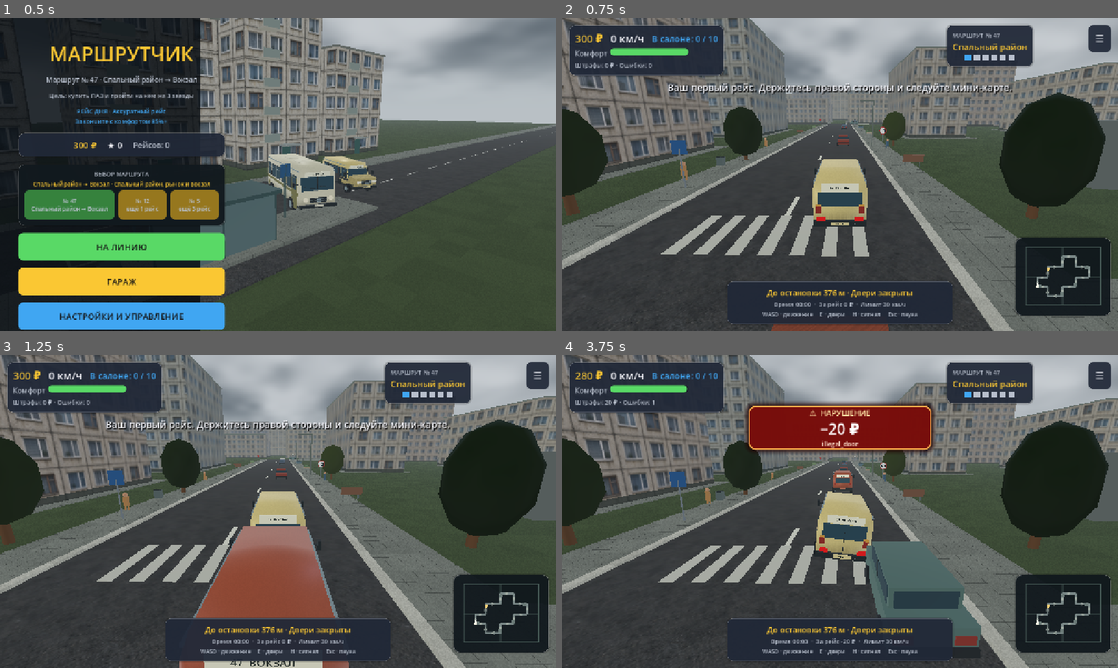
Above: before the commit, frames 1-4 (two rows, left to right).
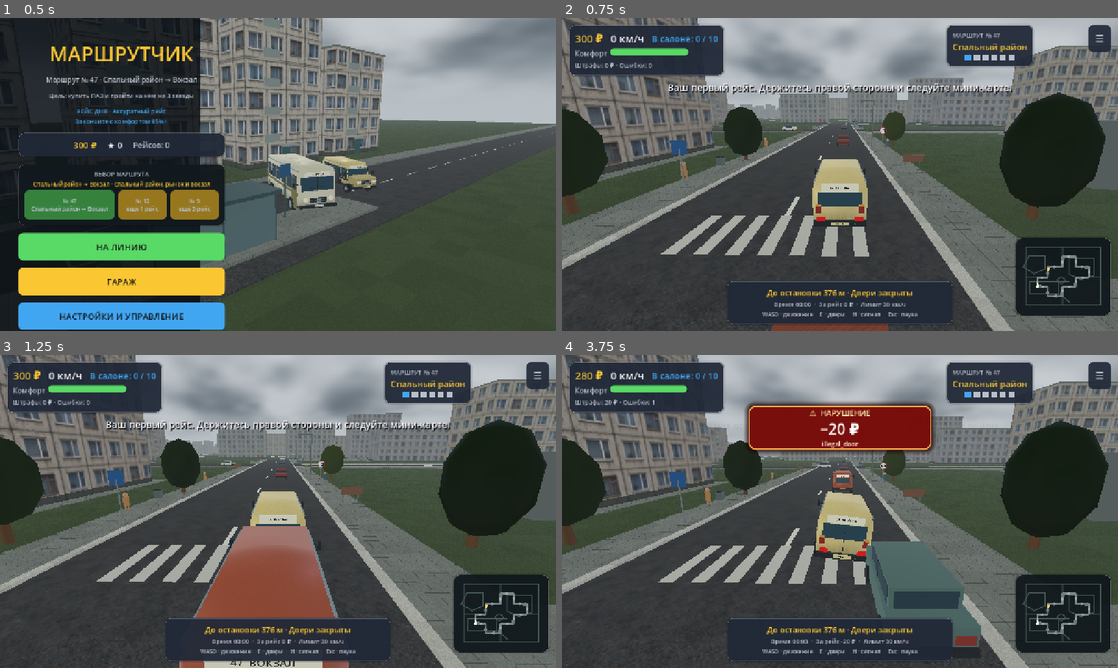
Above: after the commit, the same moments.

Repository: LuardeGames/marshrutchik_sim
Game: Godot game, scene res://scenes/main_menu/main_menu.tscn
Same seed, same stepped clock (60 frames per second), same inputs: the game is played once before the commit and once after it.
Inputs (mouse positions are in pixels of both pictures, inside the frame that each line leads up to):
- Up to frame 1 (0.5 s): no input
- Up to frame 2 (0.75 s): click "НА ЛИНИЮ" at 0.5 s
- Up to frame 3 (1.25 s): no input
- Up to frame 4 (3.75 s): tap Enter at 1.25 s; move the mouse to (962, 495) at 1.27 s; hold D (steer_right) 1.28-2 s; tap E (doors) at 1.35, 2.85 s; click (962, 495) at 1.42 s; drag from (728, 527) to (812, 574) at 2.02 s; move the mouse to (895, 442) at 2.77 s; hold D (steer_right) 2.78-3.5 s; drag from (812, 574) to (673, 464) at 3.52 s

Frame 1 is identical in both runs. In frame 2, 7.8% of the frame differs, in the area x 24-100%, y 0-92%; in frame 3, 7.5%; in frame 4, 6.3%.

Commit message:
Build a full city road network

Diff:
--- a/scripts/world/world_builder.gd
+++ b/scripts/world/world_builder.gd
@@ -239,9 +239,12 @@
 
 static func _build_traffic_dummies(parent: Node3D, waypoints: Array[Vector3]) -> void:
 	var outer: Array[Vector3] = [Vector3(-140,0,-600),Vector3(760,0,-600),Vector3(760,0,280),Vector3(-140,0,280)]
-	for circuit in [waypoints,outer]:
+	var civic_loop: Array[Vector3] = [Vector3(-90,0,-80),Vector3(250,0,-80),Vector3(250,0,110),Vector3(-90,0,110)]
+	var industrial_loop: Array[Vector3] = [Vector3(380,0,-430),Vector3(680,0,-430),Vector3(680,0,-170),Vector3(520,0,-110),Vector3(380,0,-190)]
+	for circuit in [waypoints, outer, civic_loop, industrial_loop]:
 		var is_route: bool = circuit == waypoints
-		var count: int = 20 if is_route else 12
+		var is_outer: bool = circuit == outer
+		var count: int = 20 if is_route else (12 if is_outer else 5)
 		for reverse in [false,true]:
 			for index in range(count):
 				var car := TrafficDummy.new()
@@ -464,6 +467,18 @@
 	_build_road(parent, ring)
 	for i in range(4):
 		streets.append([ring[i],ring[(i+1)%4]])
+	# Secondary city grid: the route is only one part of the road network.
+	# These loops intentionally use different scales so the map reads as
+	# districts connected by streets rather than a single racing circuit.
+	var civic_loop: Array[Vector3] = [Vector3(-90,0,-80),Vector3(250,0,-80),Vector3(250,0,110),Vector3(-90,0,110)]
+	var industrial_loop: Array[Vector3] = [Vector3(380,0,-430),Vector3(680,0,-430),Vector3(680,0,-170),Vector3(520,0,-110),Vector3(380,0,-190)]
+	var west_loop: Array[Vector3] = [Vector3(-100,0,-470),Vector3(90,0,-470),Vector3(90,0,-270),Vector3(-40,0,-200),Vector3(-170,0,-300)]
+	_add_network_loop(parent, streets, civic_loop)
+	_add_network_loop(parent, streets, industrial_loop)
+	_add_network_loop(parent, streets, west_loop)
+	_build_roundabout(parent, streets, Vector3(285,0,-95), 48.0)
+	_build_narrow_street(parent, streets, Vector3(270,0,110), Vector3(390,0,240))
+	_build_bridge_feature(parent, streets)
 	var links: Array = [[Vector3(-140,0,-140),Vector3(0,0,-140)], [Vector3(300,0,-600),Vector3(300,0,-460)], [Vector3(760,0,-140),Vector3(620,0,-140)], [Vector3(300,0,280),Vector3(300,0,140)]]
 	var link_surfaces: Array = []
 	for link in links:
@@ -525,6 +540,48 @@
 	_multimesh_boxes(parent,"BalconyPanels",BusVisual.material(Color("899184")),balconies)
 	_multimesh_boxes(parent,"EntranceDoors",BusVisual.material(Color("3d5851")),doors)
 
+static func _add_network_loop(parent: Node3D, streets: Array, points: Array[Vector3]) -> void:
+	_build_road(parent, points)
+	for i in range(points.size()):
+		streets.append([points[i], points[(i + 1) % points.size()]])
+
+static func _build_roundabout(parent: Node3D, streets: Array, center: Vector3, radius: float) -> void:
+	var points: Array[Vector3] = []
+	for i in range(8):
+		var angle: float = TAU * float(i) / 8.0
+		points.append(center + Vector3(cos(angle), 0, sin(angle)) * radius)
+	_add_network_loop(parent, streets, points)
+	_box(parent, center + Vector3(0, 0.12, 0), Vector3(radius * 0.92, 0.22, radius * 0.92), Color("68775b"), true)
+	for i in range(8):
+		var angle: float = TAU * float(i) / 8.0
+		var tree_pos: Vector3 = center + Vector3(cos(angle), 0.8, sin(angle)) * (radius * 0.32)
+		_box(parent, tree_pos, Vector3(1.0, 1.6, 1.0), Color("54704d"), true)
+
+static func _build_narrow_street(parent: Node3D, streets: Array, start: Vector3, finish: Vector3) -> void:
+	var dir: Vector3 = (finish - start).normalized()
+	var middle: Vector3 = (start + finish) * 0.5
+	_box(parent, middle + Vector3(0, 0.05, 0), Vector3(6.2, 0.12, start.distance_to(finish) + 8.0), Color("343b3b"), false, atan2(dir.x, dir.z))
+	streets.append([start, finish])
+	# Close the lane with a pair of close walls, making this a deliberate
+	# low-speed shortcut rather than another open highway.
+	var side: Vector3 = Vector3(-dir.z, 0, dir.x)
+	_box(parent, start.lerp(finish, 0.5) + side * 4.8 + Vector3(0, 1.0, 0), Vector3(0.35, 2.0, finish.distance_to(start)), Color("77736b"), true, atan2(dir.x, dir.z))
+	_box(parent, start.lerp(finish, 0.5) - side * 4.8 + Vector3(0, 1.0, 0), Vector3(0.35, 2.0, finish.distance_to(start)), Color("77736b"), true, atan2(dir.x, dir.z))
+
+static func _build_bridge_feature(parent: Node3D, streets: Array) -> void:
+	var start := Vector3(250, 0, -80)
+	var finish := Vector3(380, 0, -80)
+	var dir: Vector3 = (finish - start).normalized()
+	var side: Vector3 = Vector3(-dir.z, 0, dir.x)
+	streets.append([start, finish])
+	_box(parent, (start + finish) * 0.5 + Vector3(0, 0.16, 0), Vector3(12.8, 0.28, start.distance_to(finish)), Color("4b5353"), false, atan2(dir.x, dir.z))
+	_box(parent, (start + finish) * 0.5 + side * 6.3 + Vector3(0, 0.85, 0), Vector3(0.28, 1.4, start.distance_to(finish)), Color("77756d"), true, atan2(dir.x, dir.z))
+	_box(parent, (start + finish) * 0.5 - side * 6.3 + Vector3(0, 0.85, 0), Vector3(0.28, 1.4, start.distance_to(finish)), Color("77756d"), true, atan2(dir.x, dir.z))
+	for x in [0.18, 0.50, 0.82]:
+		var post_pos: Vector3 = start.lerp(finish, x)
+		_box(parent, post_pos + side * 6.3 + Vector3(0, 0.9, 0), Vector3(0.34, 1.8, 0.34), Color("8e887a"), true)
+		_box(parent, post_pos - side * 6.3 + Vector3(0, 0.9, 0), Vector3(0.34, 1.8, 0.34), Color("8e887a"), true)
+
 
 static func _collect_occupied(node: Node, occupied: Array[Rect2]) -> void:
 	if node.name == "GroundBody":
